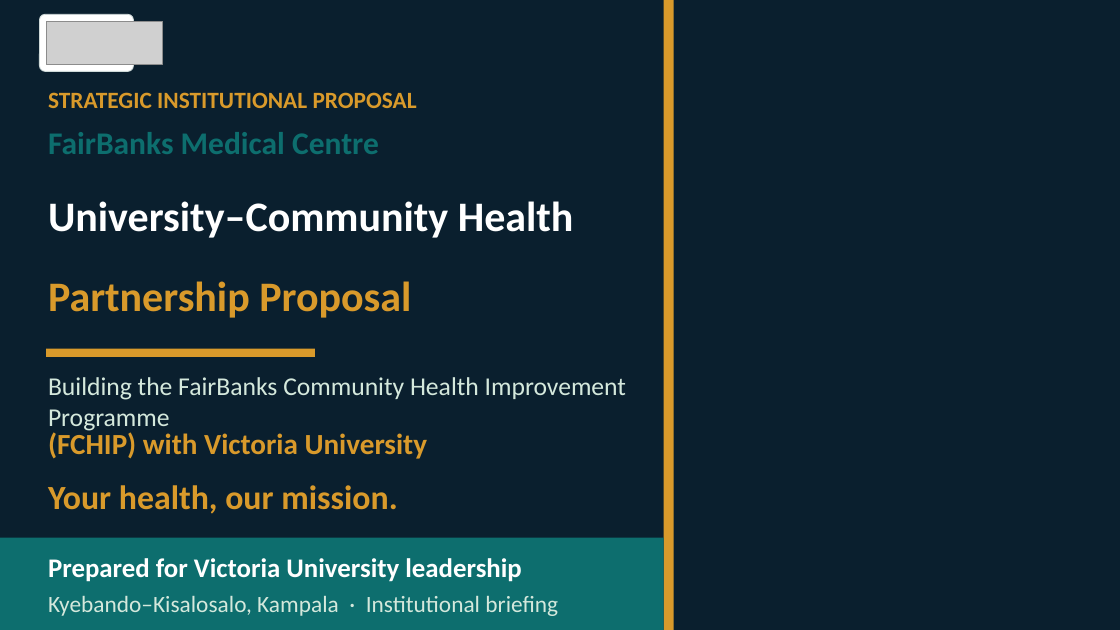
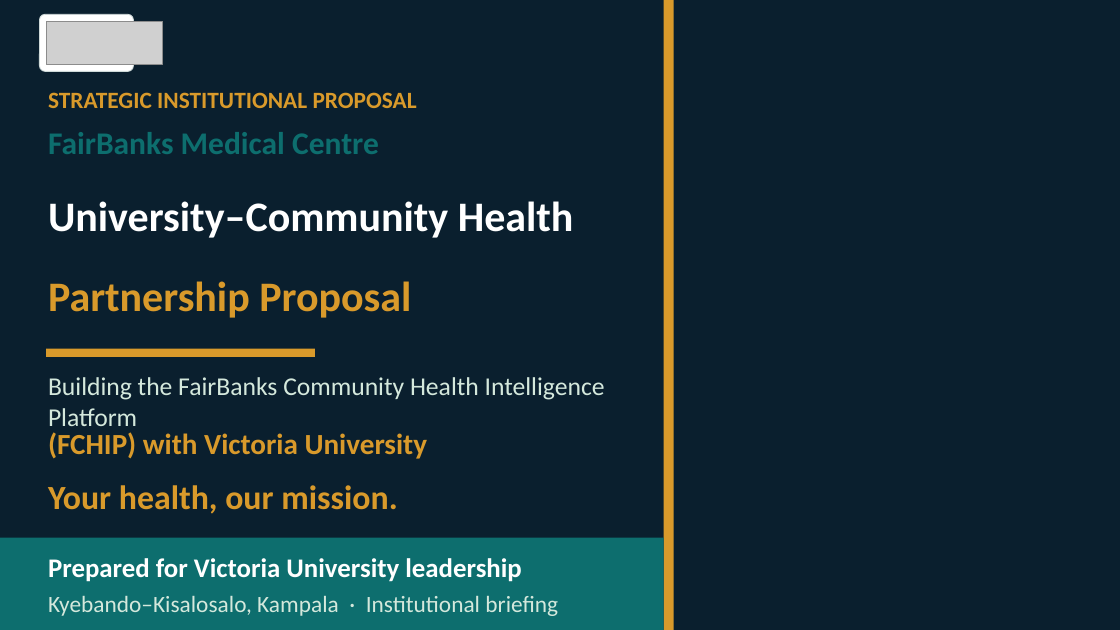
Before and after one commit to WASSWA2624/fairbanks, a slide deck: slide 1 of victoria/documents/victoria_ppt.pptx. Drawn at 1120x630 pixels with LibreOffice and Linux fonts; fonts in the diff are those of the drawing; grey boxes stand for pictures; background and template pictures are left out; a plain dark background stands for a picture behind light text. Boxes give left, top, right and bottom in pixels: in the first picture for what was removed or moved away, otherwise in the second. Text is boxed around its words. In the diff, an @@ line names an element or a change of style, - is before the commit and + after.

Commit message:
Update PowerPoint presentation and script for FairBanks Community Health Intelligence Platform. Revised text to reflect new branding and focus areas, enhancing clarity on the platform's objectives and functionalities. Adjusted content to emphasize predictive health capabilities and community engagement strategies.

```diff
--- a/victoria/documents/victoria_ppt.pptx
+++ b/victoria/documents/victoria_ppt.pptx
@@ text at bbox=[48, 377, 605, 426]: text changed @@
-Building the FairBanks Community Health Improvement Programme
+Building the FairBanks Community Health Intelligence Platform
```
Also in this commit, not shown: 2 other slides changed, 1 other file.
